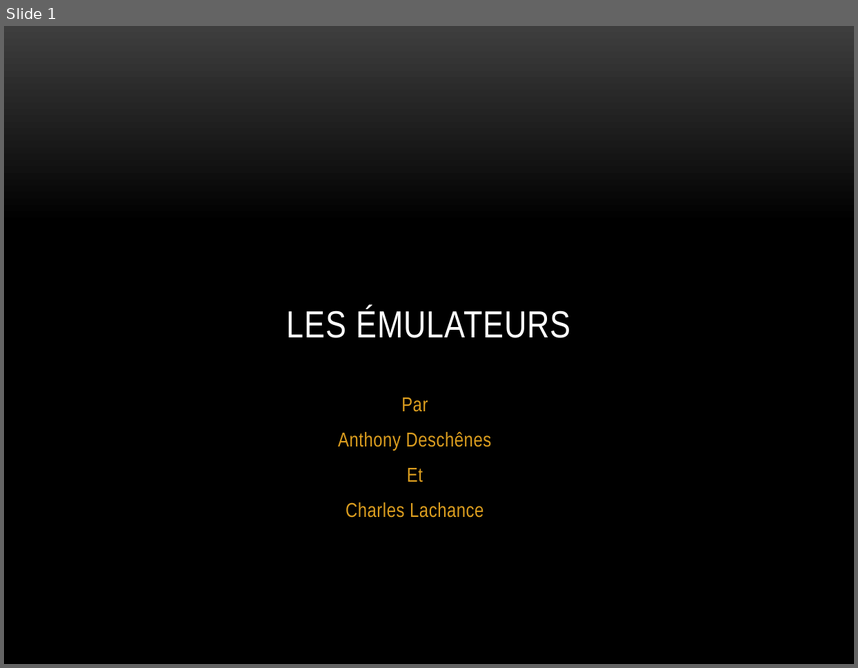
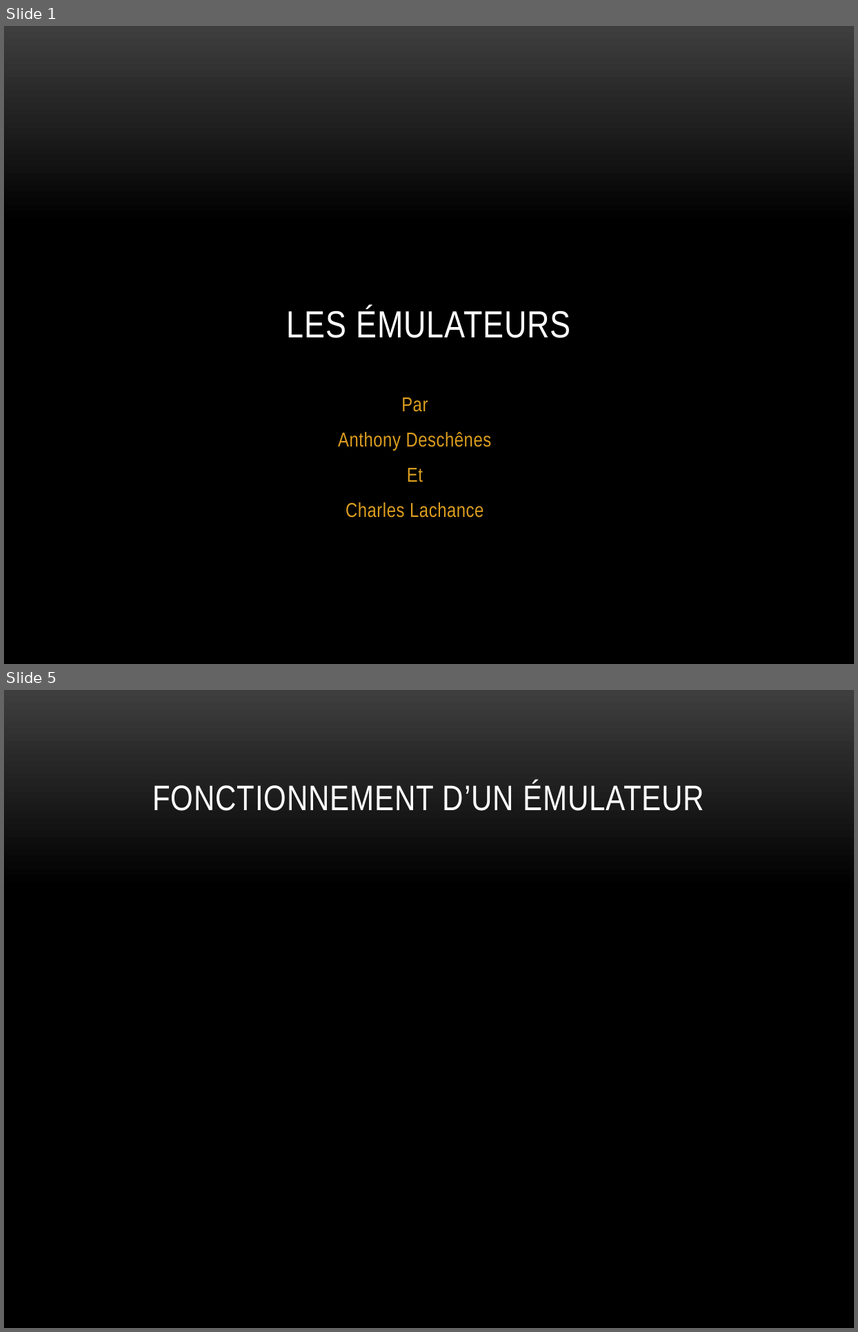
Before and after one commit to charlesfire/Chip-8_Disassembler, a slide deck: SERTP2.pptx. Shown one above the other, each under a label of ours: slide 1 before the commit, slides 1 and 5 after it; the slides between them are not shown. The pictures are 858x668 and 858x1332 pixels, drawn with LibreOffice and Linux fonts; fonts in the diff are those of the drawing; background and template pictures are left out. Boxes give left, top, right and bottom in pixels: in the first picture for what was removed or moved away, otherwise in the second. Text is boxed around its words. In the diff, an @@ line names an element or a change of style, - is before the commit and + after.

```diff
--- a/SERTP2.pptx
+++ b/SERTP2.pptx
@@ slide 5 added at <box>4,690,854,1328</box>, background picture (left out) @@
@@ title added at <box>152,781,704,811</box>, 30 pt, text #FFFFFF @@
+FONCTIONNEMENT D’UN ÉMULATEUR
```
Also in this commit, not shown: 1 slide changed, 10 other slides added.
